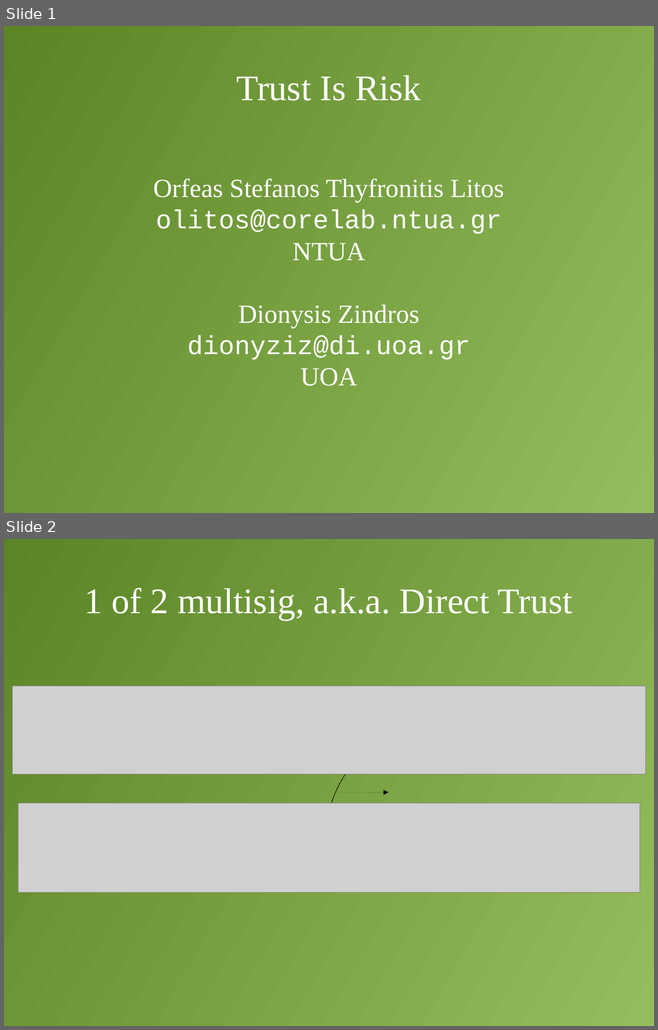
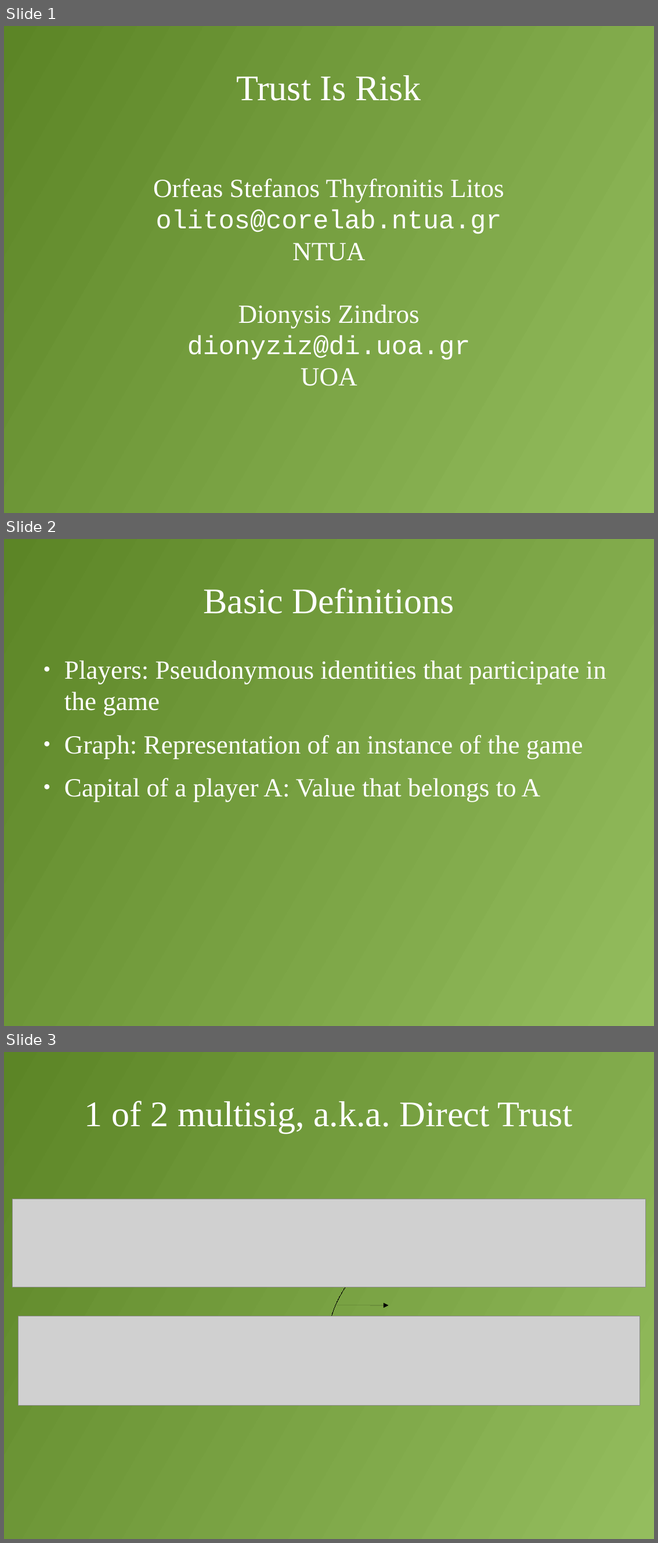
Before and after one commit to decrypto-org/TrustIsRisk, a slide deck: presentations/AtheCrypt10-1-2017/AtheCrypt10-1-2017.odp. Shown one above the other, each under a label of ours: slides 1 and 2 before the commit, slides 1, 2 and 3 after it. The pictures are 658x1030 and 658x1543 pixels, drawn with LibreOffice and Linux fonts; fonts in the diff are those of the drawing; grey boxes stand for pictures. Boxes give left, top, right and bottom in pixels: in the first picture for what was removed or moved away, otherwise in the second. Text is boxed around its words. In the diff, an @@ line names an element or a change of style, - is before the commit and + after.

```diff
--- a/presentations/AtheCrypt10-1-2017/AtheCrypt10-1-2017.odp
+++ b/presentations/AtheCrypt10-1-2017/AtheCrypt10-1-2017.odp
@@ slide 2 added at [4, 539, 654, 1026], background gradient #94BD5E to #5C8526 @@
@@ title added at [203, 588, 454, 614], 44 pt, text #FFFFFF @@
+Basic Definitions
@@ text added at [64, 660, 606, 802], 32 pt, text #FFFFFF @@
+● Players: Pseudonymous identities that participate in the game
+● Graph: Representation of an instance of the game
+● Capital of a player A: Value that belongs to A
@@ what was slide 2 is now slide 3 @@
```
Also in this commit, not shown: 2 slides changed.
